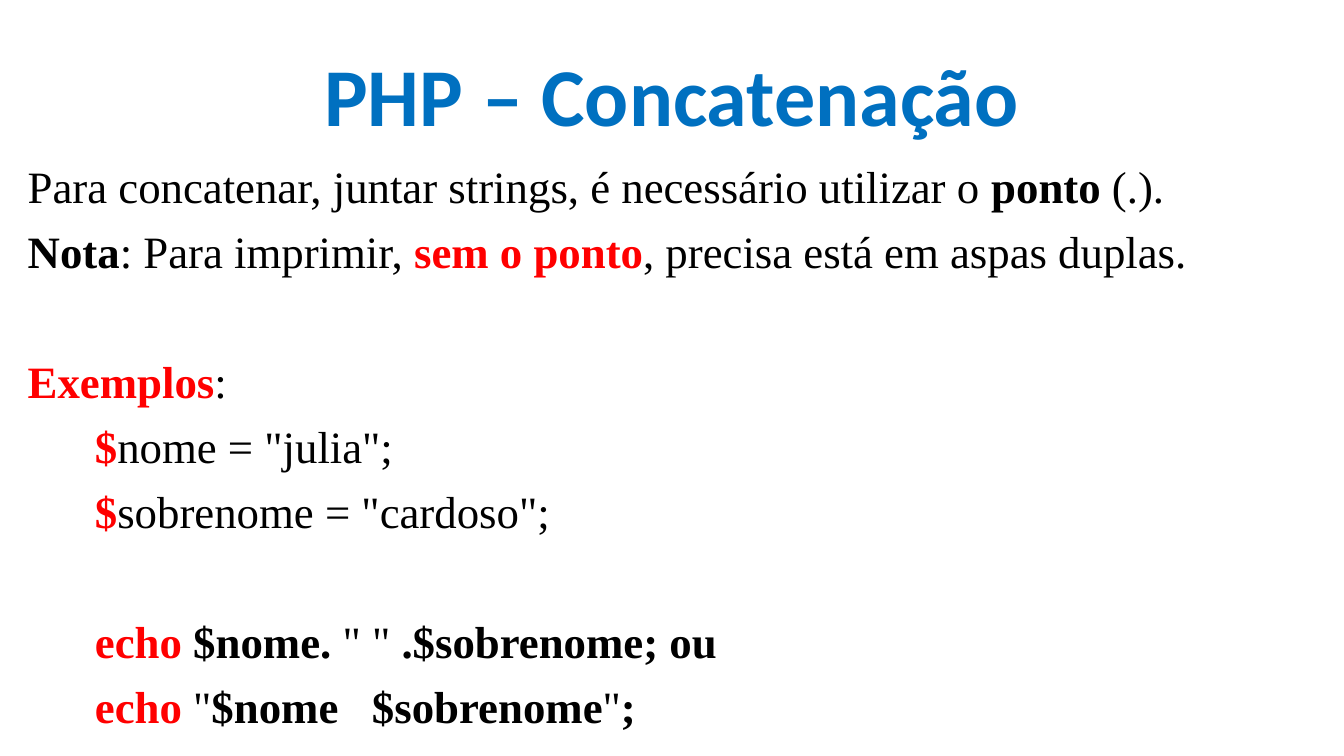
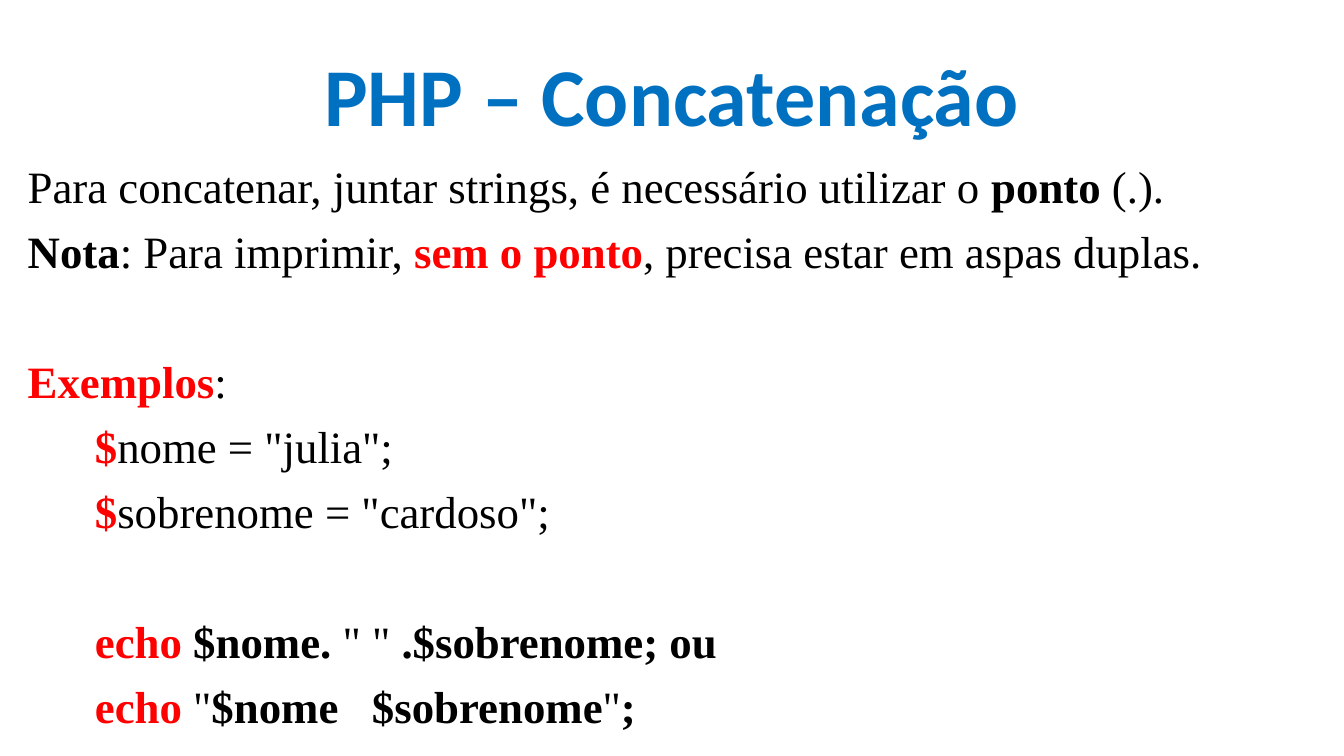
Before and after one commit to CloudEducationBrazil/WydenDesenvolvimentoWebPHP, a slide deck: slide 26 of 01 Classes/Aula 12 e 13 Desenvolvimento Web PHP - PHP.pptx. Drawn at 1344x756 pixels with LibreOffice and Linux fonts; fonts in the diff are those of the drawing; background and template pictures are left out. Boxes give left, top, right and bottom in pixels: in the first picture for what was removed or moved away, otherwise in the second. Text is boxed around its words. In the diff, an @@ line names an element or a change of style, - is before the commit and + after.

```diff
--- a/01 Classes/Aula 12 e 13 Desenvolvimento Web PHP - PHP.pptx
+++ b/01 Classes/Aula 12 e 13 Desenvolvimento Web PHP - PHP.pptx
@@ text at box(28, 237, 1201, 278): text changed @@
-Nota: Para imprimir, sem o ponto, precisa está em aspas duplas.
+Nota: Para imprimir, sem o ponto, precisa estar em aspas duplas.
```
Also in this commit, not shown: 7 other slides changed.
